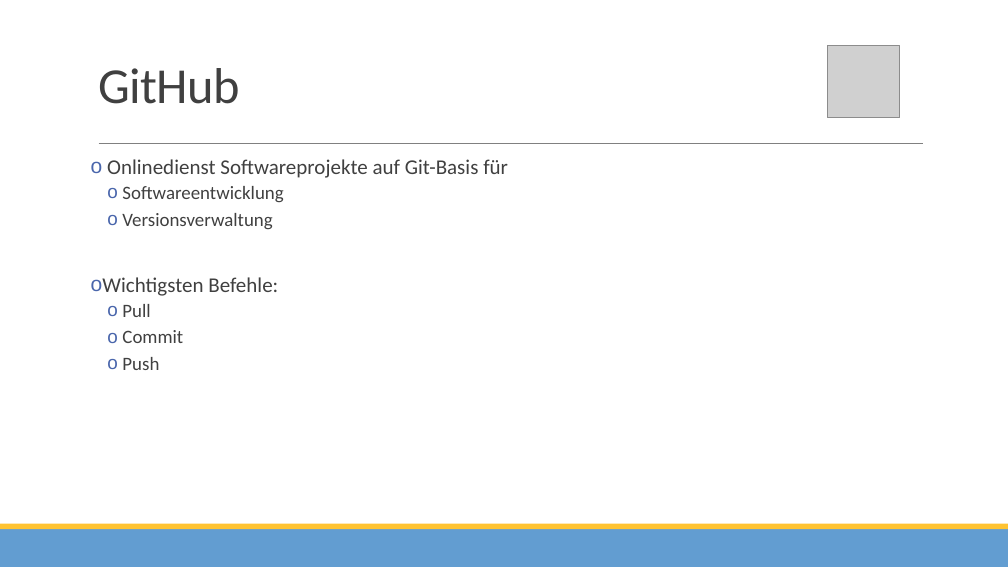
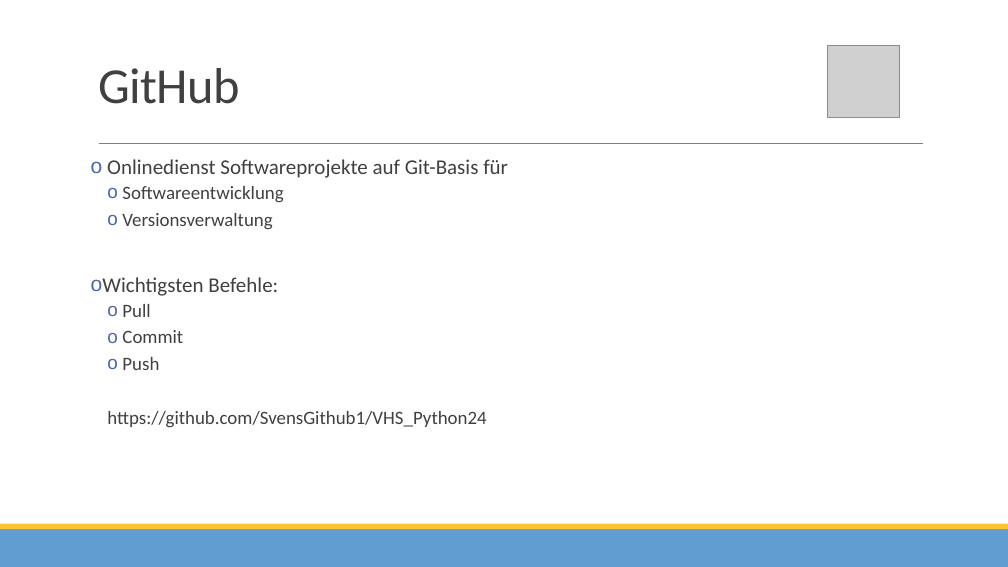
Before and after one commit to SvensGithub1/VHS_Python24, a slide deck: slide 8 of Stunde_eins.pptx. Drawn at 1008x567 pixels with LibreOffice and Linux fonts; fonts in the diff are those of the drawing; grey boxes stand for pictures; background and template pictures are left out. Boxes give left, top, right and bottom in pixels: in the first picture for what was removed or moved away, otherwise in the second. Text is boxed around its words. In the diff, an @@ line names an element or a change of style, - is before the commit and + after.

```diff
--- a/Stunde_eins.pptx
+++ b/Stunde_eins.pptx
@@ text at (x1=107, y1=411, x2=486, y2=427): paragraph added @@
+  https://github.com/SvensGithub1/VHS_Python24
```
Also in this commit, not shown: 6 other slides changed, 3 slides added, 1 slide removed, 9 other files.
